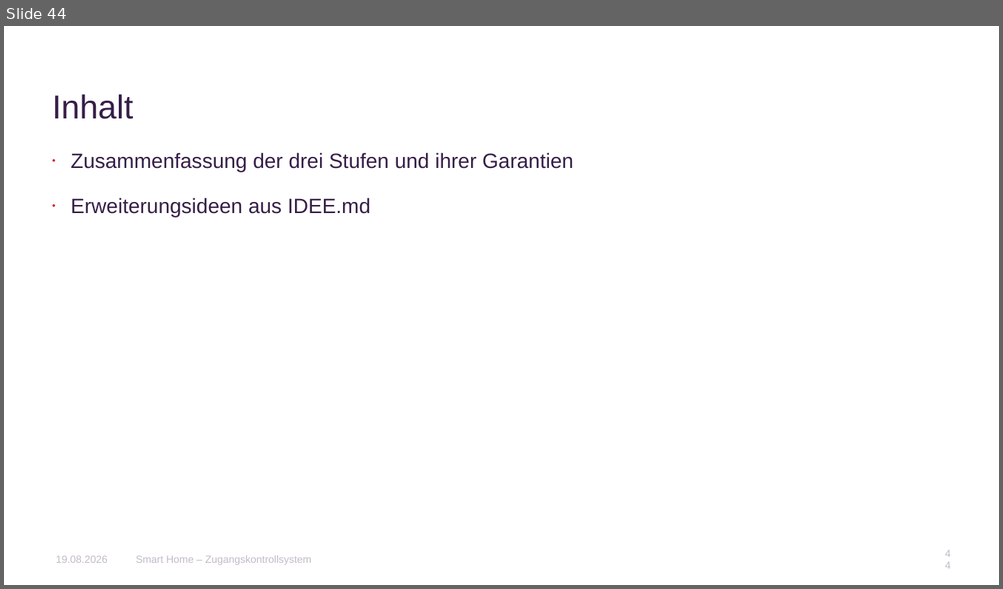
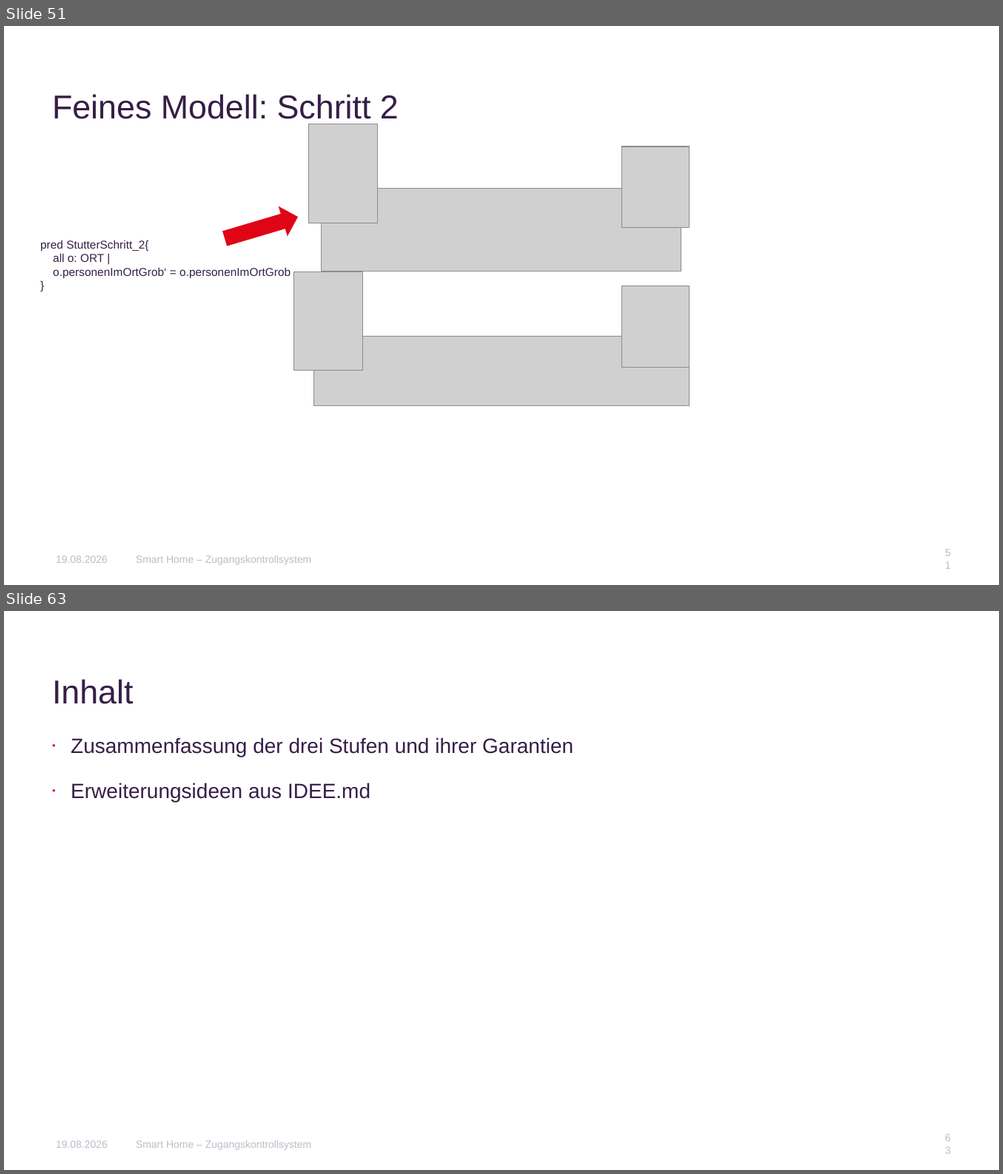
Before and after one commit to AnnaLiviaMartin/rs-smart-home, a slide deck: presentation/Smart_Home_Zugangskontrollsystem.pptx. Shown one above the other, each under a label of ours: slide 44 before the commit, slides 51 and 63 after it; the slides between them are not shown. The pictures are 1003x589 and 1003x1174 pixels, drawn with LibreOffice and Linux fonts; fonts in the diff are those of the drawing; grey boxes stand for pictures; background and template pictures are left out. Boxes give left, top, right and bottom in pixels: in the first picture for what was removed or moved away, otherwise in the second. Text is boxed around its words. In the diff, an @@ line names an element or a change of style, - is before the commit and + after.

```diff
--- a/presentation/Smart_Home_Zugangskontrollsystem.pptx
+++ b/presentation/Smart_Home_Zugangskontrollsystem.pptx
@@ slide 51 added at box(4, 26, 999, 585), background #FFFFFF @@
@@ title added at box(52, 94, 398, 124), 32 pt, text #361E47 @@
+Feines Modell: Schritt 2
@@ picture added at box(309, 124, 378, 223) @@
@@ picture added at box(622, 147, 689, 228) @@
@@ right arrow added at box(221, 202, 302, 254), fill #E00514 @@
@@ picture added at box(322, 189, 681, 272) @@
@@ text added at box(40, 241, 290, 278), 11 pt, text #361E47 @@
+pred StutterSchritt_2{
+all o: ORT |
+o.personenImOrtGrob‘ = o.personenImOrtGrob
+}
@@ picture added at box(294, 272, 364, 371) @@
@@ picture added at box(622, 286, 689, 368) @@
@@ picture added at box(313, 336, 689, 406) @@
@@ text added at box(56, 556, 108, 563), 10 pt, text #C4B9C8 @@
+19.08.2026
@@ text added at box(136, 556, 312, 565), 10 pt, text #C4B9C8 @@
+Smart Home – Zugangskontrollsystem
@@ page number added at box(940, 550, 955, 570), 10 pt, text #C4B9C8 @@
+51
@@ what was slide 44 is now slide 63 @@
@@ page number at box(940, 1135, 955, 1155): text changed @@
-44
+63
```
Also in this commit, not shown: 25 slides changed, 19 other slides added, 1 slide removed.
